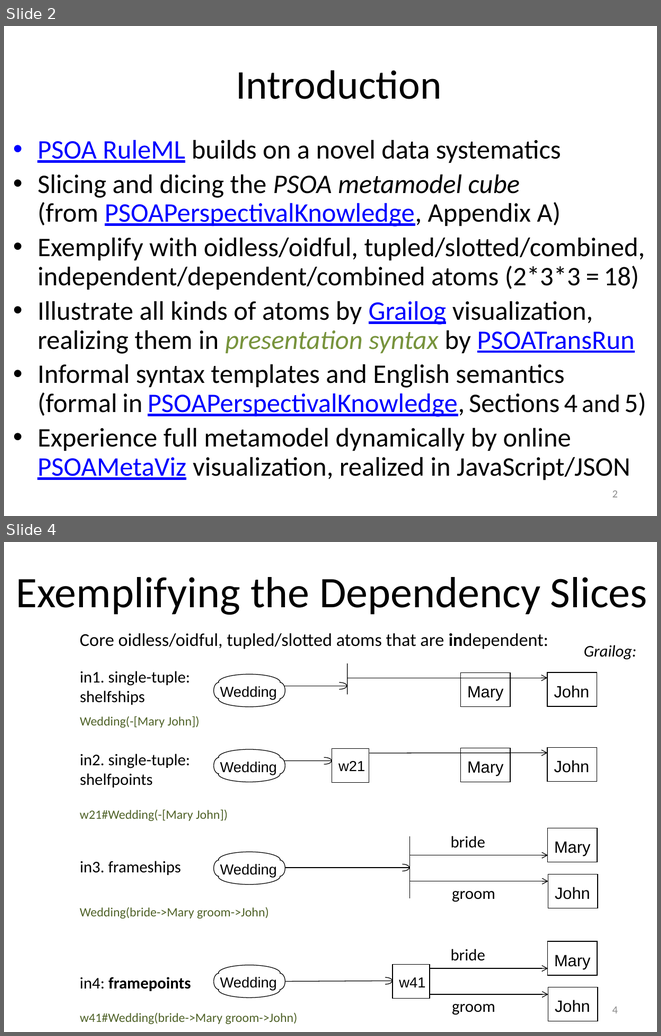
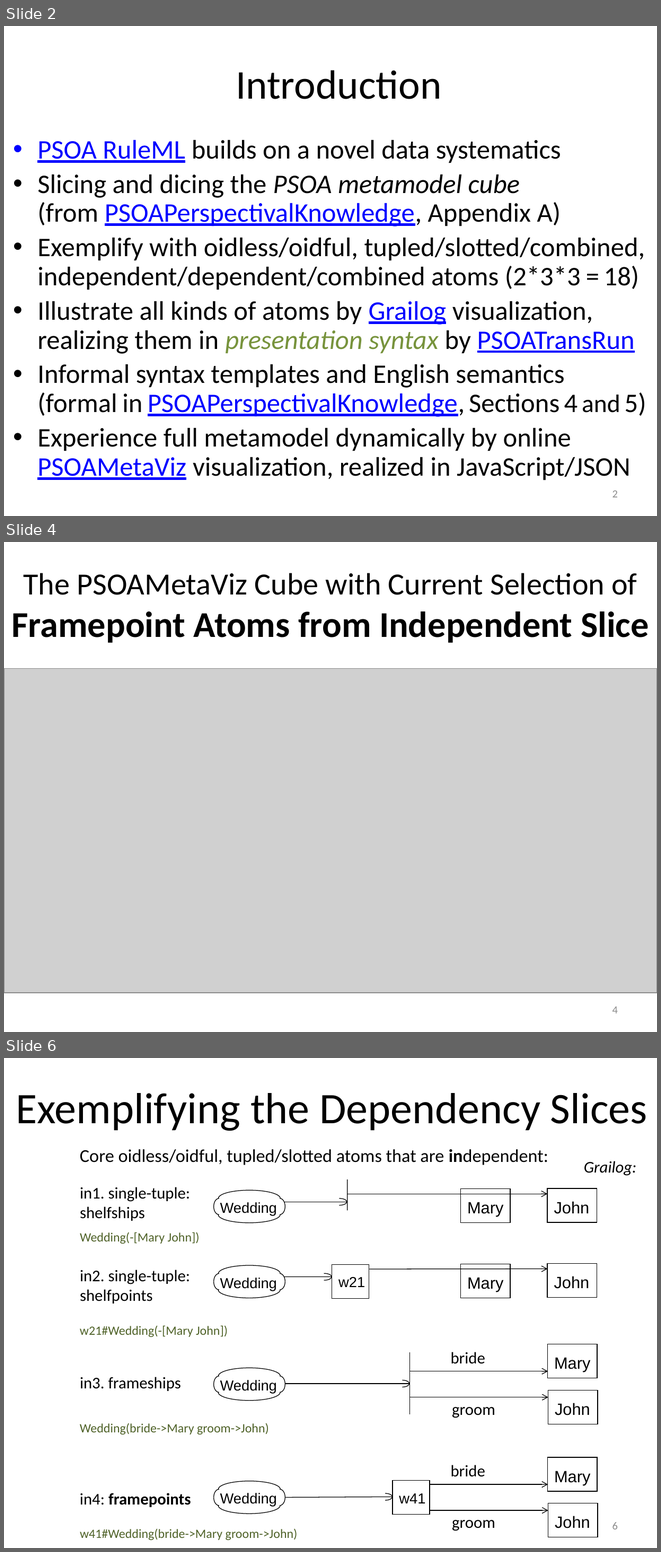
Before and after one commit to RuleML/ruleml-website, a slide deck: talks/PSOAMetamodelGrailogWedding.pptx. Shown one above the other, each under a label of ours: slides 2 and 4 before the commit, slides 2, 4 and 6 after it; the slides between them are not shown. The pictures are 661x1036 and 661x1552 pixels, drawn with LibreOffice and Linux fonts; fonts in the diff are those of the drawing; grey boxes stand for pictures. Boxes give left, top, right and bottom in pixels: in the first picture for what was removed or moved away, otherwise in the second. Text is boxed around its words. In the diff, an @@ line names an element or a change of style, - is before the commit and + after.

```diff
--- a/talks/PSOAMetamodelGrailogWedding.pptx
+++ b/talks/PSOAMetamodelGrailogWedding.pptx
@@ slide 4 added at [4,542,657,1032], background #FFFFFF @@
@@ text added at [11,573,649,643], 34 pt, text #000000 @@
+The PSOAMetaViz Cube with Current Selection of
+Framepoint Atoms from Independent Slice
@@ picture added at [4,669,657,992] @@
@@ page number added at [612,1006,618,1013], 12 pt, text #8C8C8C @@
+4
@@ what was slide 4 is now slide 6 @@
@@ page number at [612,1522,618,1529]: text changed @@
-4
+6
```
Also in this commit, not shown: 2 slides changed, 1 other slide added, 1 other file.
